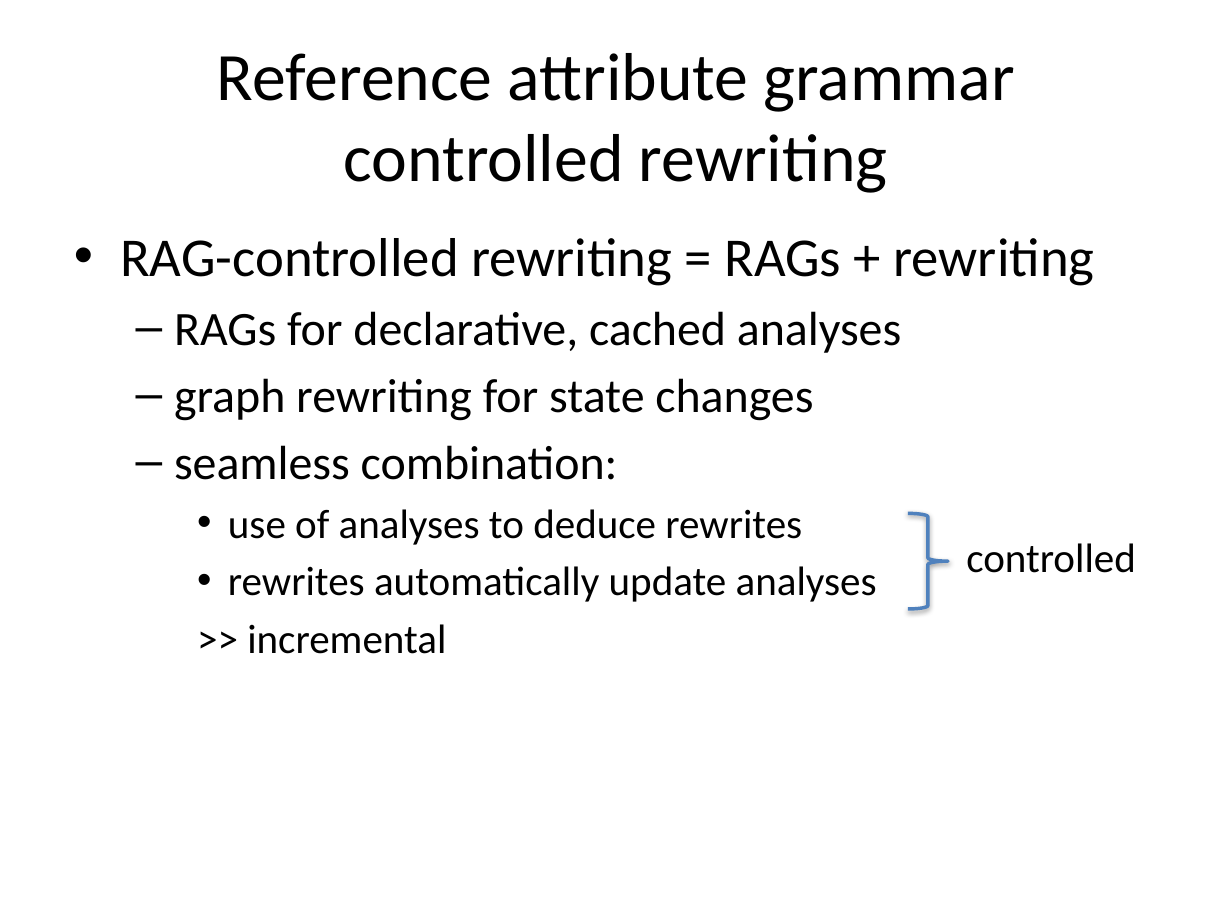
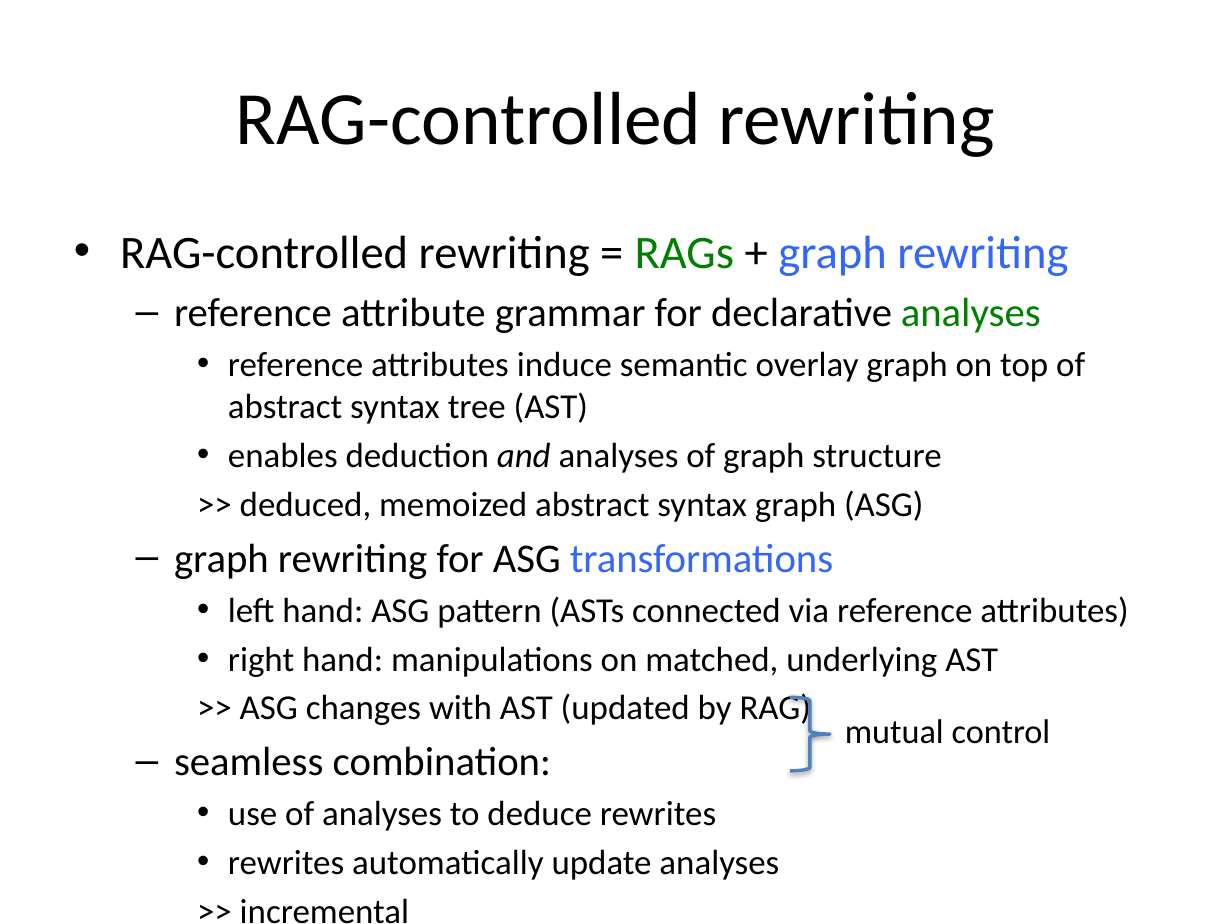
Before and after one commit to christoff-buerger/racr, a slide deck: slide 7 of examples/ttc-2015-fuml-activity-diagrams/documentation/figures/solution-presentation.pptx (slide 3 before the commit). Drawn at 1232x924 pixels with LibreOffice and Linux fonts; fonts in the diff are those of the drawing. Boxes give left, top, right and bottom in pixels: in the first picture for what was removed or moved away, otherwise in the second. Text is boxed around its words. In the diff, an @@ line names an element or a change of style, - is before the commit and + after.

```diff
--- a/examples/ttc-2015-fuml-activity-diagrams/documentation/figures/solution-presentation.pptx
+++ b/examples/ttc-2015-fuml-activity-diagrams/documentation/figures/solution-presentation.pptx
@@ title at <box>236,91,994,157</box>: text changed; size 39.6 to 44 pt @@
-Reference attribute grammar controlled rewriting
+RAG-controlled rewriting
@@ text at <box>120,235,1128,729</box>: text changed; size 28 to 20.4 pt @@
-• RAG-controlled rewriting = RAGs + rewriting
-  – RAGs for declarative, cached analyses
-  – graph rewriting for state changes
+• RAG-controlled rewriting = RAGs + graph rewriting
+  – reference attribute grammar for declarative analyses
+    • reference attributes induce semantic overlay graph on top of abstract syntax tree (AST)
+    • enables deduction and analyses of graph structure
+    >> deduced, memoized abstract syntax graph (ASG)
+  – graph rewriting for ASG transformations
+    • left hand: ASG pattern (ASTs connected via reference attributes)
+    • right hand: manipulations on matched, underlying AST
+    >> ASG changes with AST (updated by RAG)
@@ text removed at <box>966,543,1136,573</box> @@
-controlled
@@ right brace: place and size @@
-right brace at <box>908,514,949,610</box>
+right brace at <box>790,697,830,771</box>
@@ text added at <box>845,719,1051,744</box>, 20 pt, text #000000 @@
+mutual control
@@ text at <box>174,746,716,831</box>: size 28 to 23.8 pt in "seamless combination:"; size 24 to 20.4 pt in "use of analyses to deduce rewrites", "rewrites automatically update analyses", ">> incremental" @@
```
Also in this commit, not shown: 4 other slides changed, 4 slides added, 1 slide removed, 1 other file.
